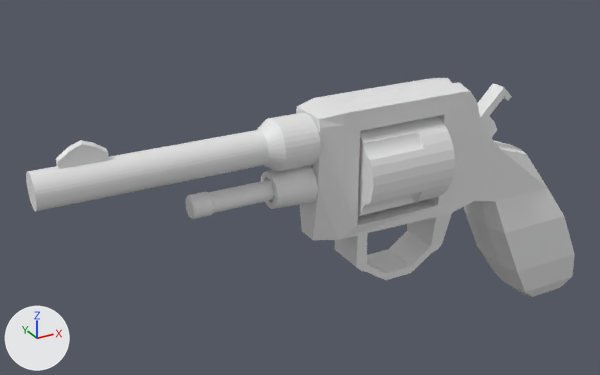
Before and after pictures for a commit that changed the Blender file Assets/Models/Guns/Revolver.blend.
Camera for both pictures: a 50 mm lens placed at (-0.132, -0.54, 0.229), pointed at (0.184, 0.034, -0.058). Arrows for +X, +Y and +Z are at lower left; the lights stay in place.
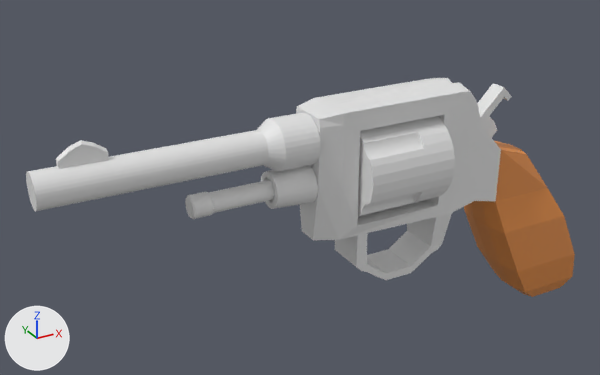
What differs and where, as boxes (x1, y1, x2, y2) in the pictures (600 x 375 px):
part 1 of me_cylinder, recoloured: (464, 141, 575, 297) in both

Patch to the scene script:
```diff
--- a/Assets/Models/Guns/Revolver.blend.py
+++ b/Assets/Models/Guns/Revolver.blend.py
@@ mat_wood @@
+mat_wood = principled_material('Wood')
+mat_wood.base_color = (0.8, 0.277, 0.0562)  # orange #e79043
@@ mat_metal @@
+mat_metal = principled_material('Metal')
+mat_metal.base_color = (0.8, 0.8, 0.8)  # white #e7e7e7
@@ me_cylinder @@
 me_cylinder.from_pydata(...)  # 1012 vertices, 837 faces; spans x -0.086..0.949, y -0.081..0.081, z -0.424..0.061
 # used by ob_cylinder; location = (0.0, 0.0, 0.0); scale = (0.5, 0.5, 0.5)
+# me_cylinder part 1: all 54 faces centred in x 0.71..0.943, y -0.058..0.058, z -0.424..-0.084 switch from no material to mat_wood (orange #e79043)
+me_cylinder.materials.append(mat_metal)  # white #e7e7e7
```
